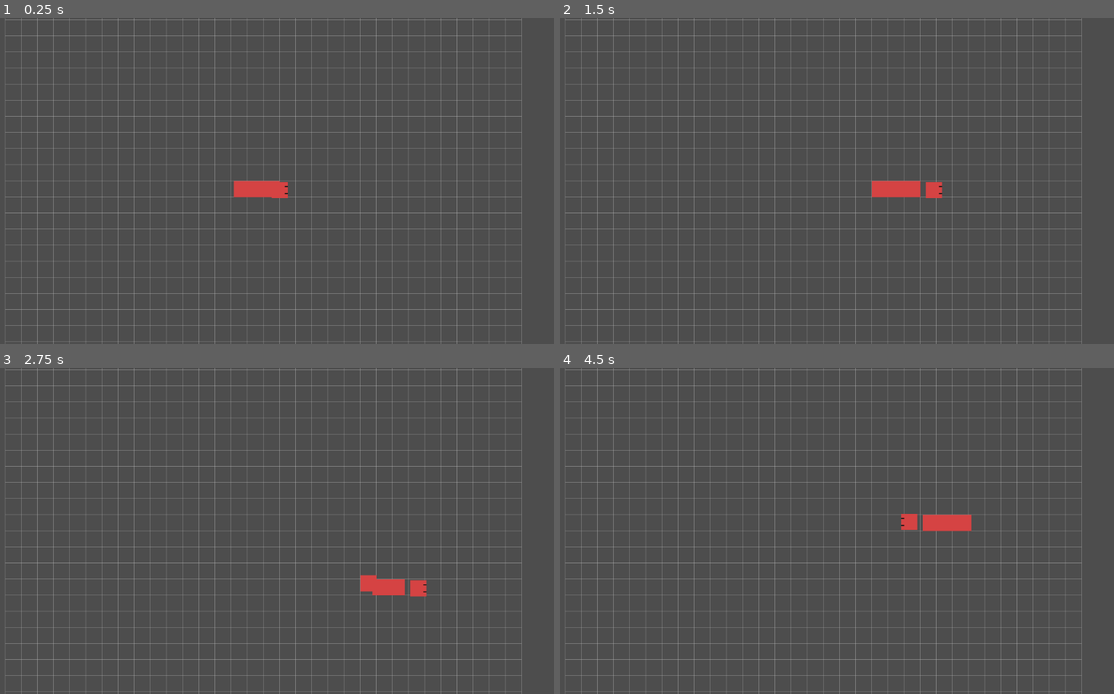
Above: before the commit, frames 1-4 (two rows, left to right).
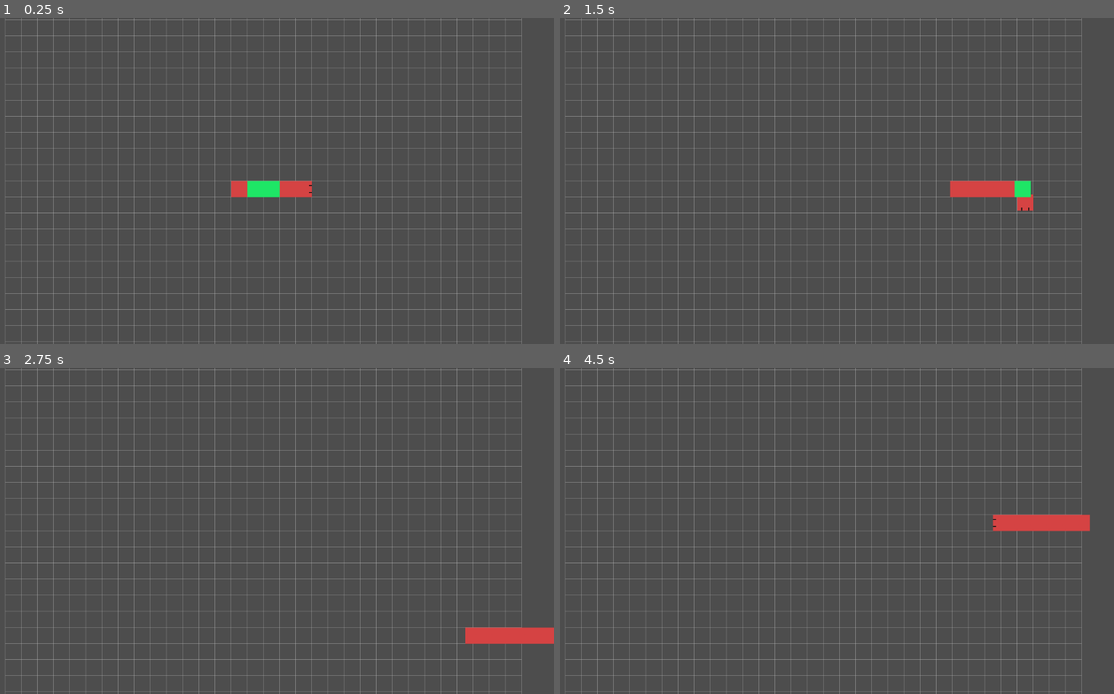
Above: after the commit, the same moments.

Repository: Morogox/Snakes2
Game: Godot game, scene res://Scenes/main.tscn
Two runs of this game, one before a commit and one after it. Both use one fixed random seed, a clock stepped at 60 frames per second and the inputs below.
Inputs:
- Up to frame 1 (0.25 s): no input
- Up to frame 2 (1.5 s): hold D (ui_right) 0.53-1.28 s; hold S (ui_down) from 1.28 s (still down)
- Up to frame 3 (2.75 s): release S (ui_down) at 2.03 s; hold D (ui_right) from 2.03 s (still down)
- Up to frame 4 (4.5 s): release D (ui_right) at 2.78 s; hold W (ui_up) 2.78-3.53 s; hold A (ui_left) from 3.53 s (still down)

The runs differ from the first frame. In frame 1, 0.6% of the frame differs, in the area x 41-57%, y 49-56%; in frame 2, 1.5%; in frame 3, 1.4%; in frame 4, 1.5%, in the area x 61-96%, y 44-51%.

Commit message:
1.4.0.0 | Segment turning debug, Functional apple

Diff:
--- a/Scenes/Apple.tscn
+++ b/Scenes/Apple.tscn
@@ -8,14 +8,13 @@
 size = Vector2(32, 32)
 
 [node name="Apple" type="Area2D" groups=["Apple"]]
+scale = Vector2(0.5, 0.5)
 script = ExtResource("1_u4byd")
 
 [node name="Sprite2D" type="Sprite2D" parent="."]
 modulate = Color(0.376217, 0.602479, 0.332472, 1)
-position = Vector2(-3, 1)
 scale = Vector2(32, 32)
 texture = SubResource("CanvasTexture_ir1en")
 
 [node name="CollisionShape2D" type="CollisionShape2D" parent="."]
-position = Vector2(-3, 1)
 shape = SubResource("RectangleShape2D_8gwai")
--- a/Scenes/snake_head.tscn
+++ b/Scenes/snake_head.tscn
@@ -10,9 +10,9 @@
 script = ExtResource("1_bbogs")
 
 [node name="sSnakeHead" type="Sprite2D" parent="."]
-position = Vector2(11, 2)
 texture = ExtResource("1_0ta55")
 
 [node name="CollisionShape2D" type="CollisionShape2D" parent="."]
-position = Vector2(11, 2)
 shape = SubResource("RectangleShape2D_bbogs")
+
+[connection signal="area_entered" from="." to="." method="_on_area_entered"]
--- a/Scripts/main.gd
+++ b/Scripts/main.gd
@@ -60,4 +60,15 @@
 func spawn_apple():
 	var apple = AppleScene.instantiate()
 	add_child(apple)
-	apple.randomize_position()
+	# Pick random grid cell
+	var cell_x = randi_range(0, grid_width - 1)
+	var cell_y = randi_range(0, grid_height - 1)
+
+	# Convert to world pos (snap to center of grid cell)
+	var grid_origin = Vector2(left, top)
+	var pos = grid_origin + Vector2(cell_x * GRID_SIZE, cell_y * GRID_SIZE)
+	pos += Vector2(GRID_SIZE / 2, GRID_SIZE / 2)  # center inside the cell
+
+	apple.add_to_group("Apple")
+
+	apple.position = pos
--- a/Scripts/snake_head.gd
+++ b/Scripts/snake_head.gd
@@ -1,7 +1,7 @@
 extends Area2D
 var input_vector = Vector2.ZERO
 const GRID_SIZE = 32
-@export var move_delay = 0.2  # seconds per move, this is also speed; higher = slower
+@export var move_delay = 0.1  # seconds per move, this is also speed; higher = slower
 
 var snake_pos = Vector2(0, 0)   # grid coordinates
 var start_pos = Vector2.ZERO
@@ -10,9 +10,9 @@
 var prev_pixel_pos = Vector2.ZERO
 var target_pixel_pos = Vector2.ZERO
 
-var move_timer = 0.0
+var move_timer = move_delay
 var cell_offset = Vector2(GRID_SIZE, GRID_SIZE) * 0.5
-const MAX_QUEUE_SIZE = 2
+const MAX_QUEUE_SIZE = 3
 var input_queue = []
 
 #Snake segment stuff
@@ -21,7 +21,7 @@
 var pending_growth = 0
 var move_history = []
 
-
+@export var starting_segments = 5
 
 func _init_position():
 	var main_node = get_parent()
@@ -40,7 +40,7 @@
 
 	move_history.push_front(target_pixel_pos)
 
-	for i in range(3):
+	for i in range(starting_segments):
 		var seg = segment_scene.instantiate()
 		get_parent().add_child(seg)
 		var seg_pos = target_pixel_pos - direction * GRID_SIZE * (i + 1)
@@ -48,11 +48,8 @@
 		segments.append(seg)
 		move_history.append(seg_pos)
 
-
-
 func _ready():
 	call_deferred("_init_position")
-
 
 func _process(delta):
 	move_timer += delta
@@ -72,7 +69,6 @@
 		move_timer = 0.0
 		_move_snake()
 
-	# Rotate head to face direction
 	match direction:
 		Vector2.RIGHT:
 			rotation = 0
@@ -93,7 +89,30 @@
 		var p2 = move_history[i]
 		# Lerp the segment's position between those two points
 		segment.position = p1.lerp(p2, t)
+		# Rotate to face movement direction
+		var dir = p2 - p1
+		segment.rotation = atan2(dir.y, dir.x)
 
+		# The “segment ahead” is move_history[i-1] (head for first segment)
+		var dir_current = (p2 - p1).normalized()
+		var dir_ahead : Vector2
+		if i == 0:
+			dir_ahead = (target_pixel_pos - move_history[0]).normalized()
+		else:
+			dir_ahead = (move_history[i - 1] - p2).normalized()
+		var turning = dir_current != dir_ahead
+
+
+
+		# debugging
+		var sprite: Sprite2D = segment.get_node("Sprite2D") # replace with actual child name
+		if turning:
+			sprite.texture = preload("res://sprites/snakeSegmentTest.png")
+		else:
+			sprite.texture = preload("res://sprites/snakeSegment.png")
+		#print((move_history[0] - move_history[1]).normalized())
+		#print("Segment ", i, " turning: ", turning, dir_current, dir_ahead)
+		#print("----------------------------------------------------------------------------------")
 
 func _queue_direction(new_dir):
 	 # Only queue if it doesn’t reverse current direction or last queued
@@ -109,7 +128,7 @@
 		return
 	var seg = segment_scene.instantiate()
 	get_parent().add_child(seg)
-	seg.position = prev_pixel_pos if segments.empty() else segments[-1].position
+	seg.position = prev_pixel_pos if segments.is_empty() else segments[-1].position
 	segments.append(seg)
 	var tail_pos = move_history.back()
 	seg.position = tail_pos
@@ -133,12 +152,17 @@
 		_add_segment()
 		pending_growth -= 1
 
-
 func _on_body_entered(body: Node2D) -> void:
 	if body.is_in_group("Boundaries"):
 		print("Boundary Collision detected")
-	elif body.name == "Apple":
+
+
+
+
+
+func _on_area_entered(area: Area2D) -> void:
+	if area.is_in_group("Apple"):
 		print("Snake ate apple!")
-		body.queue_free() # remove apple
+		area.queue_free() # remove apple
 		get_parent().spawn_apple() # respawn a new one
 		grow(1) # grow snake by 1
--- a/project.godot
+++ b/project.godot
@@ -26,6 +26,7 @@
 [global_group]
 
 Boundaries=""
+Apple=""
 
 [input]
 
Binary file changed: Sprites/snakeSegment.png
Binary file added: Sprites/snakeSegmentTest.png
Not shown, added: Sprites/snakeSegmentTest.png.import
